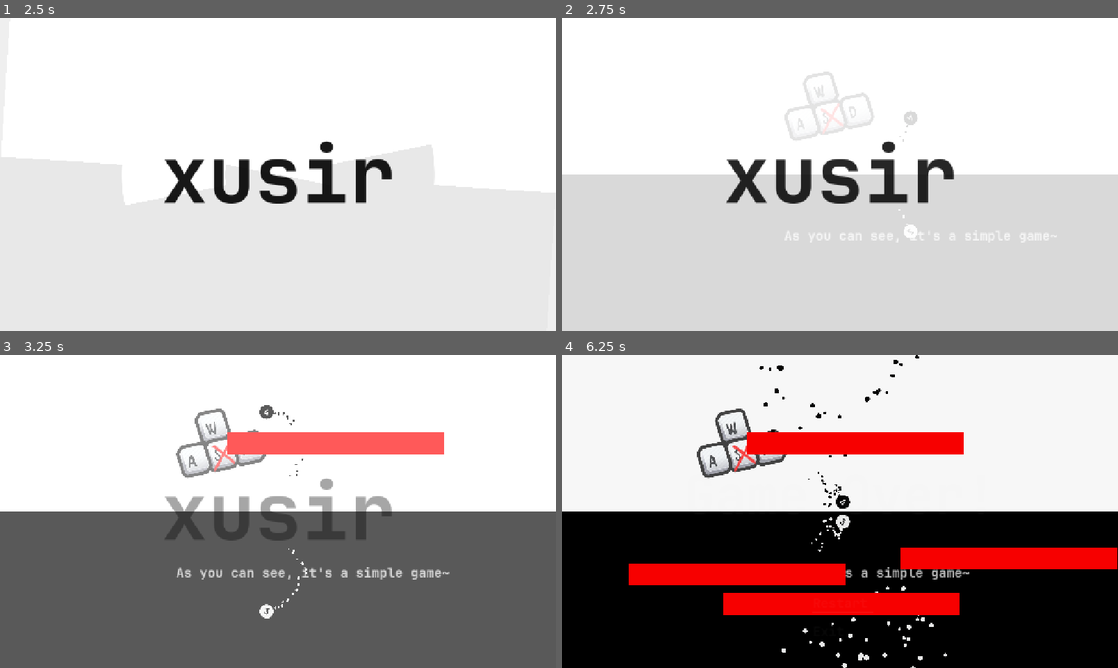
Above: before the commit, frames 1-4 (two rows, left to right).
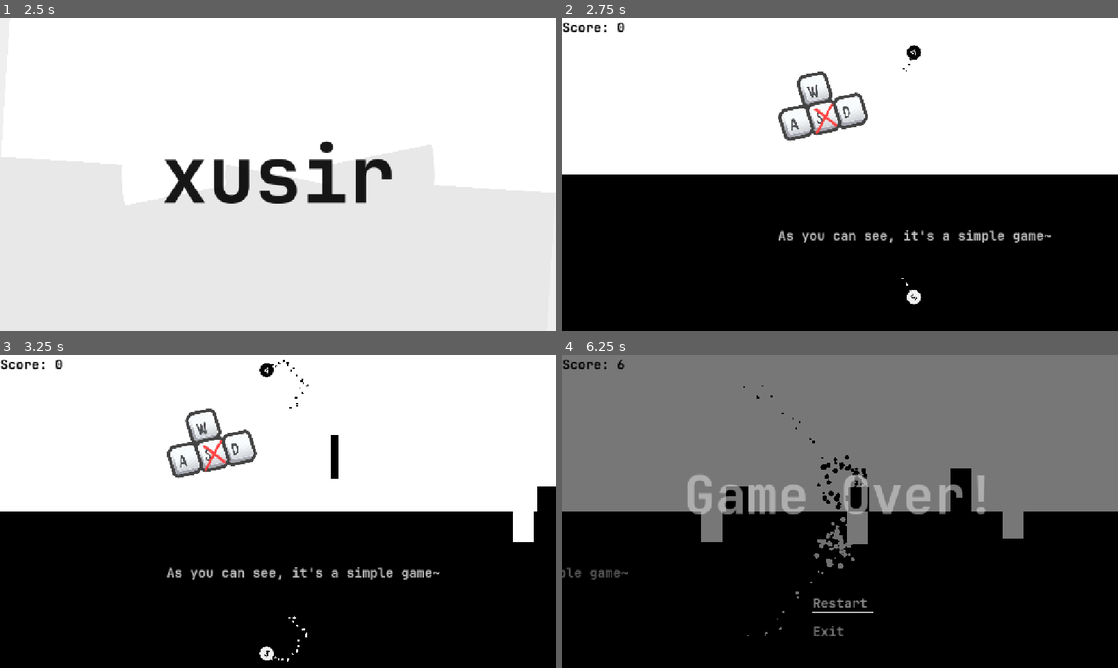
Above: after the commit, the same moments.

Repository: 91xusir/life-death
Game: Godot game, scene res://scene/main.tscn
Two runs of this game, one before a commit and one after it. Both use one fixed random seed, a clock stepped at 60 frames per second and the inputs below. Sound files missing from this copy of the repository are replaced by a short silence.
Inputs (mouse positions are in pixels of both pictures, inside the frame that each line leads up to):
- Up to frame 1 (2.5 s): click "Start" at 0.5 s; move the mouse to (400, 158) at 1.27 s; hold D (run_right) from 1.28 s (still down); tap W (jump) at 1.35, 1.52, 1.82, 2.1, 2.27 s; click (400, 158) at 1.42 s; move the mouse to (166, 190) at 2.02 s; click (166, 190) at 2.17 s
- Up to frame 2 (2.75 s): keep holding D (run_right); tap W (jump) at 2.57 s
- Up to frame 3 (3.25 s): move the mouse to (333, 442) at 2.77 s; release D (run_right) at 2.78 s; hold A (run_left) from 2.78 s (still down); tap W (jump) at 2.85 s; click (333, 442) at 2.92 s
- Up to frame 4 (6.25 s): move the mouse to (812, 574) at 3.52 s; release A (run_left) at 3.53 s; hold D (run_right) 3.53-5 s; tap W (jump) at 3.6, 3.77, 4.07, 4.35, 4.52, 4.82 s; click (812, 574) at 3.67 s; move the mouse to (1006, 558) at 4.27 s; click (1006, 558) at 4.42 s; click (845, 602) at 5 s, where only the run before the commit has a clickable "Restart"; click (845, 602) at 5.75 s, where only the run before the commit has a clickable "Restart"

Frame 1 is identical in both runs. In frame 2, 53% of the frame differs, in the area x 0-100%, y 1-100%; in frame 3, 56%; in frame 4, 61%, in the area x 0-100%, y 0-100%.

Commit message:
feat: 增加游戏难度和分数系统
添加分数计算功能，当玩家通过障碍物时增加分数。当分数达到100时，提高游戏难度，包括增加障碍物生成频率和添加移动效果。同时引入新的背景音乐以增强游戏体验。

Diff:
--- a/project.godot
+++ b/project.godot
@@ -53,6 +53,14 @@
 ]
 }
 
+[layer_names]
+
+2d_physics/layer_2="wall"
+2d_physics/layer_3="upfloor"
+2d_physics/layer_4="lowefloor"
+2d_physics/layer_5="area"
+2d_physics/layer_6="ball"
+
 [rendering]
 
 renderer/rendering_method="gl_compatibility"
--- a/scene/game.tscn
+++ b/scene/game.tscn
@@ -1,10 +1,11 @@
-[gd_scene load_steps=27 format=3 uid="uid://by5tjfh0v85x0"]
+[gd_scene load_steps=28 format=3 uid="uid://by5tjfh0v85x0"]
 
 [ext_resource type="Script" uid="uid://c0w8rv4u48e6y" path="res://script/game.gd" id="1_ixvnl"]
 [ext_resource type="Script" uid="uid://bml4f11ttyeu0" path="res://script/base_ball.gd" id="2_p1ry8"]
 [ext_resource type="Texture2D" uid="uid://dbnlx3to4x3da" path="res://assets/texture/ball_texture.png" id="3_xwcet"]
 [ext_resource type="Texture2D" uid="uid://t0skmtwsjrlr" path="res://assets/texture/tips.png" id="4_ll5lq"]
 [ext_resource type="AudioStream" uid="uid://c8q74wdtsfjgk" path="res://assets/audio/pop.mp3" id="4_xlg7c"]
+[ext_resource type="AudioStream" uid="uid://b3j0if22mqsw8" path="res://assets/audio/game_2.mp3" id="4_ym5sv"]
 [ext_resource type="Script" uid="uid://ymvp411wk2qy" path="res://script/camera_2d.gd" id="5_xlg7c"]
 [ext_resource type="Theme" uid="uid://cjlmk6m8bqip5" path="res://assets/game_theme.tres" id="7_qpk70"]
 [ext_resource type="AudioStream" uid="uid://dh24n8phn1w7d" path="res://assets/audio/game.mp3" id="8_ll5lq"]
@@ -262,6 +263,9 @@
 stream = ExtResource("8_ll5lq")
 parameters/looping = false
 
+[node name="HardModeAudioPlayer" type="AudioStreamPlayer" parent="."]
+stream = ExtResource("4_ym5sv")
+
 [node name="Tips" type="Node2D" parent="."]
 modulate = Color(1, 1, 1, 0.741176)
 position = Vector2(440, 260)
@@ -305,7 +309,8 @@
 
 [node name="BlackBall" type="CharacterBody2D" parent="UpperWorld" node_paths=PackedStringArray("game", "other_ball") groups=["ball"]]
 position = Vector2(217, -222)
-collision_layer = 2
+collision_layer = 32
+collision_mask = 22
 script = ExtResource("2_p1ry8")
 ball_name = 1
 game = NodePath("../..")
@@ -373,7 +378,9 @@
 volume_db = -15.0
 
 [node name="Floor" type="StaticBody2D" parent="UpperWorld"]
-collision_mask = 2
+position = Vector2(0, -5)
+collision_layer = 4
+collision_mask = 32
 
 [node name="CollisionShape2D" type="CollisionShape2D" parent="UpperWorld/Floor"]
 shape = SubResource("WorldBoundaryShape2D_xwcet")
@@ -381,7 +388,8 @@
 [node name="UpWall" type="StaticBody2D" parent="UpperWorld" groups=["wall"]]
 position = Vector2(281, -360)
 rotation = 3.14159
-collision_mask = 2
+collision_layer = 2
+collision_mask = 32
 
 [node name="CollisionShape2D" type="CollisionShape2D" parent="UpperWorld/UpWall"]
 shape = SubResource("WorldBoundaryShape2D_xwcet")
@@ -391,8 +399,8 @@
 
 [node name="WhiteBall" type="CharacterBody2D" parent="LowerWorld" node_paths=PackedStringArray("game", "other_ball") groups=["ball"]]
 position = Vector2(217, 222)
-collision_layer = 8
-collision_mask = 4
+collision_layer = 32
+collision_mask = 26
 up_direction = Vector2(0, 1)
 script = ExtResource("2_p1ry8")
 game = NodePath("../..")
@@ -457,8 +465,9 @@
 volume_db = -15.0
 
 [node name="Floor" type="StaticBody2D" parent="LowerWorld"]
-collision_layer = 4
-collision_mask = 8
+position = Vector2(0, 5)
+collision_layer = 8
+collision_mask = 32
 
 [node name="CollisionShape2D" type="CollisionShape2D" parent="LowerWorld/Floor"]
 rotation = 3.14159
@@ -468,8 +477,8 @@
 [node name="UpWalls" type="StaticBody2D" parent="LowerWorld" groups=["wall"]]
 position = Vector2(0, 360)
 rotation = 3.14159
-collision_layer = 4
-collision_mask = 8
+collision_layer = 2
+collision_mask = 32
 
 [node name="CollisionShape2D" type="CollisionShape2D" parent="LowerWorld/UpWalls"]
 rotation = 3.14159
@@ -477,8 +486,9 @@
 debug_color = Color(1, 1, 1, 0.42)
 
 [node name="BornArea" type="Area2D" parent="." groups=["born"]]
-position = Vector2(638, 281)
-collision_mask = 2
+position = Vector2(660, 122)
+collision_layer = 2
+collision_mask = 32
 
 [node name="CollisionShape2D" type="CollisionShape2D" parent="BornArea"]
 shape = SubResource("CircleShape2D_qpk70")
@@ -486,7 +496,8 @@
 
 [node name="LeftArea" type="Area2D" parent="."]
 position = Vector2(-360, 360)
-collision_mask = 2
+collision_layer = 2
+collision_mask = 32
 
 [node name="CollisionShape2D" type="CollisionShape2D" parent="LeftArea"]
 position = Vector2(-235, 0)
@@ -496,6 +507,7 @@
 [node name="UI" type="CanvasLayer" parent="."]
 
 [node name="LogoFade" type="ColorRect" parent="UI"]
+visible = false
 anchors_preset = 15
 anchor_right = 1.0
 anchor_bottom = 1.0
@@ -659,6 +671,15 @@
 &"": SubResource("AnimationLibrary_17rxn")
 }
 
+[node name="GameScore" type="Label" parent="UI"]
+offset_right = 162.0
+offset_bottom = 40.0
+theme = ExtResource("7_qpk70")
+theme_type_variation = &"MyLabel"
+theme_override_colors/font_color = Color(0, 0, 0, 1)
+theme_override_font_sizes/font_size = 30
+text = "Score : 0"
+
 [connection signal="body_entered" from="LeftArea" to="." method="_on_left_area_body_entered"]
 [connection signal="pressed" from="UI/GameOverFade/RestartButton" to="." method="_on_restart_button_pressed"]
 [connection signal="pressed" from="UI/GameOverFade/ExitButton" to="." method="_on_exit_button_pressed"]
--- a/scene/obstacle_2d.tscn
+++ b/scene/obstacle_2d.tscn
@@ -3,4 +3,7 @@
 [ext_resource type="Script" uid="uid://df4fr43xg8dga" path="res://script/obstacle_2d.gd" id="1_5s8sy"]
 
 [node name="Obstacle2D" type="StaticBody2D"]
+collision_layer = 2
+collision_mask = 32
 script = ExtResource("1_5s8sy")
+color = Color(0, 0, 0, 1)
--- a/script/base_ball.gd
+++ b/script/base_ball.gd
@@ -11,7 +11,7 @@
 var bounce_factor = -0.8 # 弹力系数
 const ACCELERATION = 180.0 # 加速度
 const FRICTION = 100 # 摩擦力
-var jump_velocity = -400.0 # 跳跃速度
+var jump_velocity = -350.0 # 跳跃速度
 var current_speed = min_speed # 当前速度
 var gravity = ProjectSettings.get_setting("physics/2d/default_gravity")
 var is_dead = false
@@ -130,7 +130,7 @@
 	for i in get_slide_collision_count():
 		var collision = get_slide_collision(i)
 		var collider = collision.get_collider()
-		if collider.is_in_group("wall"):
+		if collider.is_in_group("obstacle"):
 			die()
 			break
 
--- a/script/game.gd
+++ b/script/game.gd
@@ -2,38 +2,51 @@
 class_name Game
 # 游戏状态变量
 var game_over = false
+var score = 0
+var last_obstacle_position = 0
+var obstacle_interval = 300
+var obstacle_gap = 200
+var passed_obstacles = []
+var difficulty_increased = false  # 标记是否已经提高难度
 
 @export var debug := false
 # 获取节点引用
 @onready var black_ball: BaseBall = $UpperWorld/BlackBall
 @onready var white_ball: BaseBall = $LowerWorld/WhiteBall
 @onready var game_bg_audio_player: AudioStreamPlayer = $GameBGAudioPlayer
+@onready var hard_mode_audio_player: AudioStreamPlayer = $HardModeAudioPlayer  # 新增的高难度背景音乐播放器
 @onready var fade_animation_player: AnimationPlayer = $UI/FadeAnimationPlayer
 @onready var restart_button_audio_player: AudioStreamPlayer = $UI/GameOverFade/RestartButton/RestartButtonAudioPlayer
 @onready var exit_button_audio_player: AudioStreamPlayer = $UI/GameOverFade/ExitButton/ExitButtonAudioPlayer
 @onready var upper_world: Node2D = $UpperWorld # 上半世界
 @onready var lower_world: Node2D = $LowerWorld # 下半世界
+@onready var game_score: Label = $UI/GameScore
 @onready var obstacle_2d = preload("res://scene/obstacle_2d.tscn")
+
 func _ready():
 	fade_animation_player.queue("logo_fade_out")
 	reset_game()
-	game_bg_audio_player.volume_db = -80
-	game_bg_audio_player.play()
-	fade_in_music()
+	fade_in_music(game_bg_audio_player)
 
 func _process(_delta):
 	if not game_over:
 		check_game_state()
-
-func fade_in_music():
+		update_score()
+		check_obstacle_generation()
+
+func fade_in_music(audio_player:AudioStreamPlayer):
+	audio_player.volume_db = -80
+	audio_player.play()
 	var tween = create_tween()
-	tween.tween_property(game_bg_audio_player, "volume_db", -20, 2)
+	tween.tween_property(audio_player, "volume_db", -20, 2)
 	tween.play()
 
-func fade_out_music():
+func fade_out_music(audio_player:AudioStreamPlayer):
 	var tween = create_tween()
-	tween.tween_property(game_bg_audio_player, "volume_db", -80, 2)
+	tween.tween_property(audio_player, "volume_db", -80, 2)
 	tween.play()
+	await tween.finished
+	audio_player.stop()
 
 func check_game_state():
 	if black_ball.is_dead and white_ball.is_dead:
@@ -42,15 +55,32 @@
 
 func show_game_over():
 	fade_animation_player.queue("game_over")
-	fade_out_music()
+	if game_bg_audio_player.playing:
+		fade_out_music(game_bg_audio_player)
+	if hard_mode_audio_player.playing:
+		fade_out_music(hard_mode_audio_player)
 
 func reset_game():
 	game_over = false
 	black_ball.reset()
 	white_ball.reset()
+	score = 0
+	game_score.text = "Score: 0"
+	last_obstacle_position = 0
+	passed_obstacles.clear()
+	difficulty_increased = false  # 重置难度标记
+	obstacle_interval = 300  # 重置障碍物间隔
+	# 清除所有障碍物
+	for obstacle in get_tree().get_nodes_in_group("obstacle"):
+		obstacle.queue_free()
+
+	# 切换回原始背景音乐
+	if hard_mode_audio_player.playing:
+		fade_out_music(hard_mode_audio_player)
+		await get_tree().create_timer(2.0).timeout
+
 	if !game_bg_audio_player.playing:
-		game_bg_audio_player.play()
-		fade_in_music()
+		fade_in_music(game_bg_audio_player)
 
 func _on_restart_button_pressed():
 	restart_button_audio_player.play()
@@ -58,7 +88,7 @@
 		await fade_animation_player.animation_finished
 	fade_animation_player.play_backwards("game_over")
 	reset_game()
-	fade_in_music()
+	fade_in_music(game_bg_audio_player)
 
 func _on_left_area_body_entered(_body: Node2D) -> void:
 	print("null area entered")
@@ -70,6 +100,98 @@
 	exit_button_audio_player.play()
 	await exit_button_audio_player.finished
 	get_tree().change_scene_to_file("res://scene/main.tscn")
+
+# 计算两球的平均x位置
+func get_average_ball_position() -> float:
+	return (black_ball.position.x + white_ball.position.x) / 2.0
+
+# 根据经过的障碍物计算分数
+func update_score() -> void:
+	var avg_pos = get_average_ball_position()
+
+	# 检查是否有新的障碍物被通过
+	for obstacle in get_tree().get_nodes_in_group("obstacle"):
+		# 如果障碍物在球的后方，且之前没有计算过分数
+		if obstacle.position.x < avg_pos - 50 and not passed_obstacles.has(obstacle.get_instance_id()):
+			# 记录这个障碍物已经通过
+			passed_obstacles.append(obstacle.get_instance_id())
+			score += 1
+			game_score.text = "Score: " + str(score)
+
+			# 检查是否达到100分
+			if score == 100 and not difficulty_increased:
+				increase_difficulty()
+
+	# 清理已经被删除的障碍物ID
+	for i in range(passed_obstacles.size() - 1, -1, -1):
+		if not is_instance_valid(instance_from_id(passed_obstacles[i])):
+			passed_obstacles.remove_at(i)
+
+# 增加游戏难度
+func increase_difficulty() -> void:
+	difficulty_increased = true
+	if game_bg_audio_player.playing:
+		fade_out_music(game_bg_audio_player)
+		await get_tree().create_timer(2.0).timeout
+
+	fade_in_music(hard_mode_audio_player)
+	# 减小障碍物间隔，增加生成频率
+	obstacle_interval = 200
+
+	# 显示难度提升提示
+	var difficulty_label = Label.new()
+	difficulty_label.text = "难度提升！"
+	difficulty_label.position = Vector2(get_viewport_rect().size.x / 2 - 100, get_viewport_rect().size.y / 2)
+	difficulty_label.add_theme_font_size_override("font_size", 40)
+	add_child(difficulty_label)
+
+	# 2秒后移除提示
+	await get_tree().create_timer(2.0).timeout
+	difficulty_label.queue_free()
+
+
+# 检查是否需要生成新障碍物
+func check_obstacle_generation() -> void:
+	var avg_pos = get_average_ball_position()
+	if avg_pos > last_obstacle_position + obstacle_interval:
+		last_obstacle_position = int(avg_pos / obstacle_interval) * obstacle_interval
+		generate_obstacles(last_obstacle_position + obstacle_interval * 2) # 在前方生成障碍物
+
+# 在指定位置生成障碍物
+func generate_obstacles(x_position: float) -> void:
+	# 为上半世界生成障碍物
+	var upper_obstacle = obstacle_2d.instantiate()
+	var upper_height = randf_range(50.0, 100.0) # 随机高度
+	upper_obstacle.color = Color(0, 0, 0, 1) # 黑色
+	upper_obstacle.size = Vector2(50, upper_height)
+	var upper_x_offset = randf_range(-100, 100)
+	upper_obstacle.position = Vector2(x_position + upper_x_offset, -upper_height / 2)
+
+	# 如果难度已提高，添加移动效果
+	if difficulty_increased:
+		upper_obstacle.is_moving = true
+		upper_obstacle.move_distance = Vector2(0, randf_range(100, 200))
+		upper_obstacle.move_duration = randf_range(1.0, 3.0)
+
+	upper_obstacle.add_to_group("obstacle")
+	upper_world.add_child(upper_obstacle)
+
+	# 为下半世界生成障碍物
+	var lower_obstacle = obstacle_2d.instantiate()
+	var lower_height = randf_range(50.0, 100.0) # 随机高度
+	lower_obstacle.size = Vector2(50, lower_height)
+	lower_obstacle.color = Color(1, 1, 1, 1) # 白色
+	var lower_x_offset = randf_range(-100, 100)
+	lower_obstacle.position = Vector2(x_position + lower_x_offset, lower_height / 2)
+
+	# 如果难度已提高，添加移动效果
+	if difficulty_increased:
+		lower_obstacle.is_moving = true
+		lower_obstacle.move_distance = Vector2(0, randf_range(100, 200))
+		lower_obstacle.move_duration = randf_range(1.0, 3.0)
+
+	lower_obstacle.add_to_group("obstacle")
+	lower_world.add_child(lower_obstacle)
 
 #创建障碍物测试
 func _input(event: InputEvent) -> void:
@@ -77,6 +199,9 @@
 		if event.button_index == MOUSE_BUTTON_LEFT:
 			if event.pressed:
 				var obstacle = obstacle_2d.instantiate()
-				obstacle.size = Vector2(500, 50)
+				obstacle.size = Vector2(20, 100)
 				obstacle.position = get_global_mouse_position()
+				obstacle.add_to_group("obstacle")
+				obstacle.is_moving=true
+				obstacle.move_distance=Vector2(0,200)
 				add_child(obstacle)
Not shown, added: assets/audio/game_2.mp3.import
Not shown, added: assets/audio/game_2.mp3
